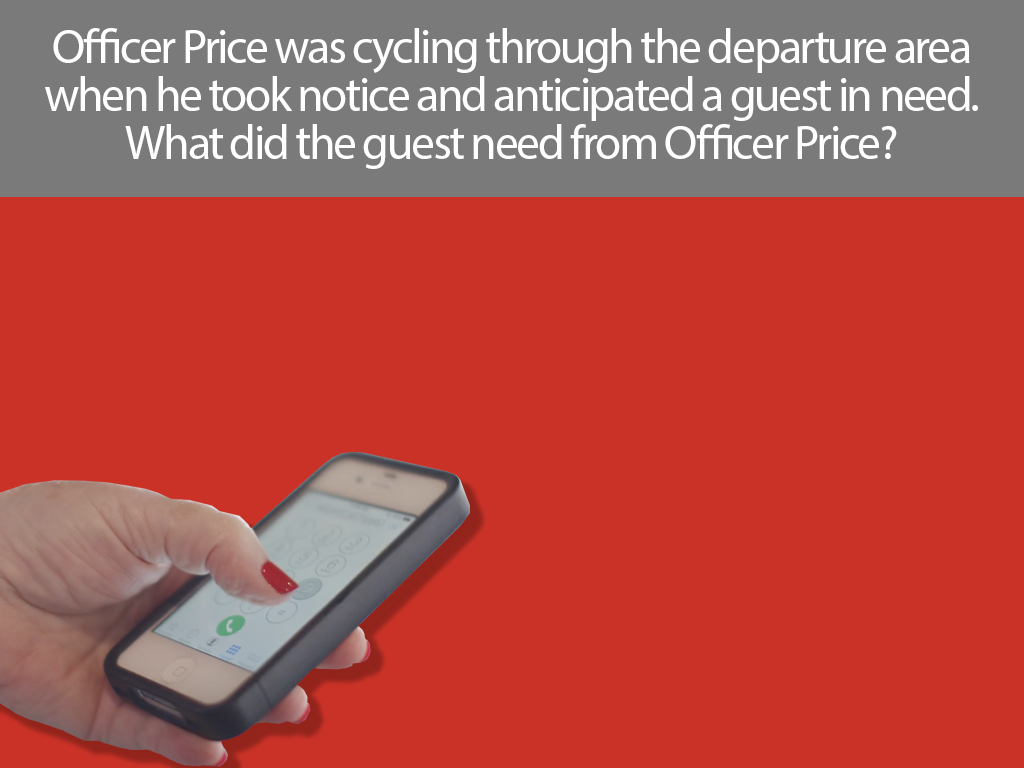
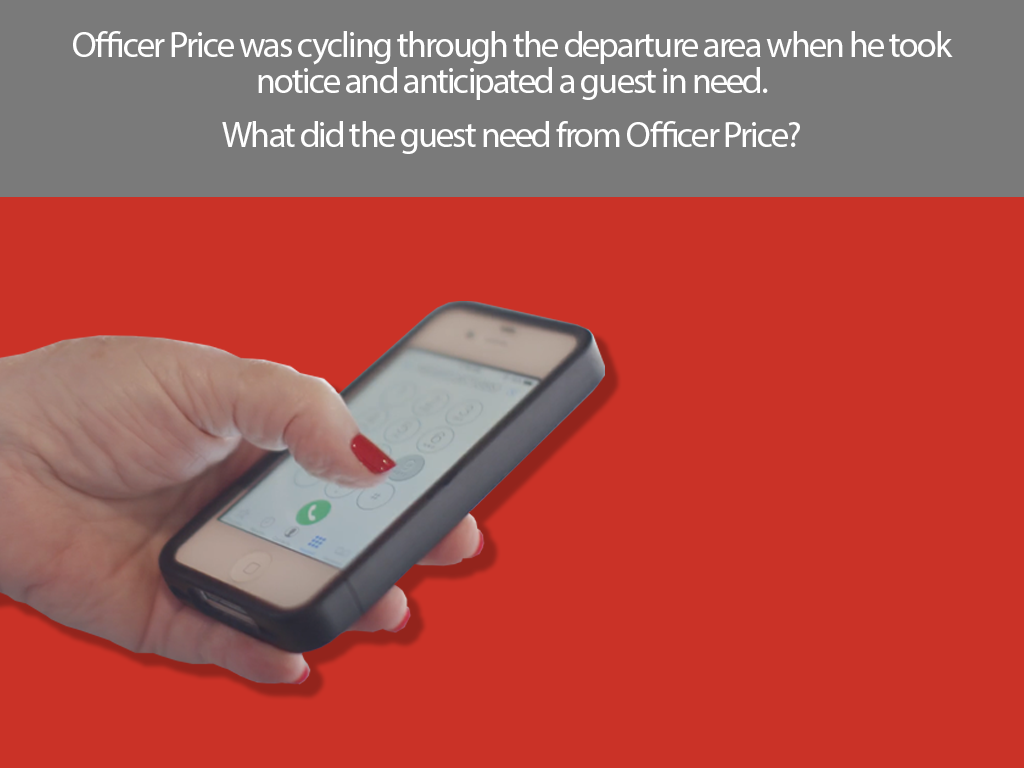
Comparing the layer stacks of the two 1024px x 768px images. Changes:
painted on "Officer Price was cycling through the departure area when he to" over [left=45, top=28, right=978, bottom=169]
painted on "Layer 3" over [left=0, top=301, right=605, bottom=767]
